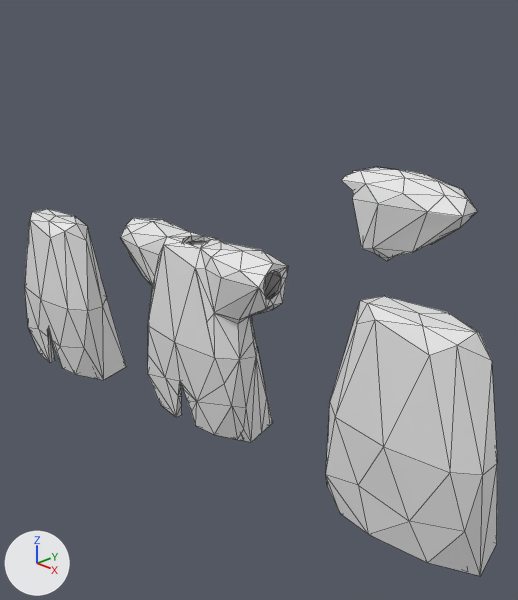
An edit to the Blender file maybraid/art/characters/clothes/proto_robe.blend, drawn before and after from the same camera.
Both versions are drawn from a camera (50 mm lens) standing at (4.6, -3.79, 2.7) and looking at (0.18, 0.58, 0.21). The lights are fixed; the arrows at lower left show +X, +Y and +Z. The first picture is the older version. Mesh edges are drawn as thin lines.

In view in the first picture: 'Coat', 'ProtoCoat', 'ProtoNotchCoat', 'SleeveVolume'.
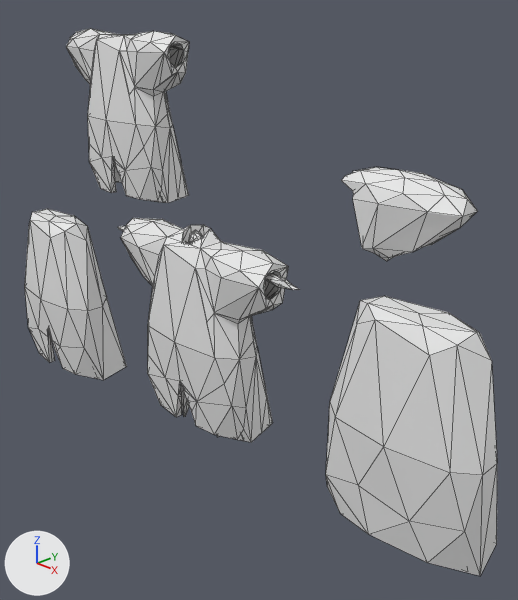
Patch to the scene script:
```diff
--- a/maybraid/art/characters/clothes/proto_robe.blend.py
+++ b/maybraid/art/characters/clothes/proto_robe.blend.py
@@ me_icosphere_001 @@
 # used by ob_coat; location = (0.0, 0.0, 0.0)
 # before: 147 (-0.12, 0.04, 0.88) at pixel (191, 235), 151 (-0.03, 0.12, 0.88) at pixel (204, 235), 267 (0.09, 0.09, 0.88) at pixel (210, 239)
-me_icosphere_001.from_pydata(...)  # 315 vertices, 631 faces; spans x -0.93..0.93, y -0.29..0.38, z -0.86..0.94
-me_icosphere_001.vertices[75].co = (-0.11, -0.05, 0.88)  # pixel (183, 238)
-me_icosphere_001.vertices[185].co = (0.12, -0.04, 0.88)  # pixel (202, 243)
+me_icosphere_001.from_pydata(...)  # 315 vertices, 631 faces; spans x -0.93..0.93, y -0.29..0.38, z -0.86..0.98
+# me_icosphere_001 part 1
+for i in [147, 151, 267]: me_icosphere_001.vertices[i].co += Vector((0.0, 0.0, 0.1))
+me_icosphere_001.vertices[75].co = (-0.11, -0.05, 0.93)  # pixel (183, 232)
+me_icosphere_001.vertices[185].co = (0.12, -0.04, 0.93)  # pixel (201, 237)
@@ ob_icosphere @@
 ob_icosphere.location = (0.0, 0.0, 0.0)
-ob_icosphere.hide_set(True)
@@ ob_protosleevedcoat @@
+ob_protosleevedcoat = bpy.data.objects.new('ProtoSleevedCoat', me_icosphere_001.copy())  # the mesh of ob_coat
+ob_protosleevedcoat.location = (-2.34, 0.99, 1.59)
```

Pixel boxes [x1, y1, x2, y2] of what changed, in the pictures (518 x 600 px; the box of a moved part takes in the faces that stretch with it):
'ProtoSleevedCoat', added
    after: [66, 29, 189, 203]
'Icosphere', shown (mostly hidden)
    after: [118, 226, 299, 437]
part 1 of me_icosphere_001, moved or reshaped
    before: [169, 232, 221, 248]
    after: [168, 225, 221, 248]
